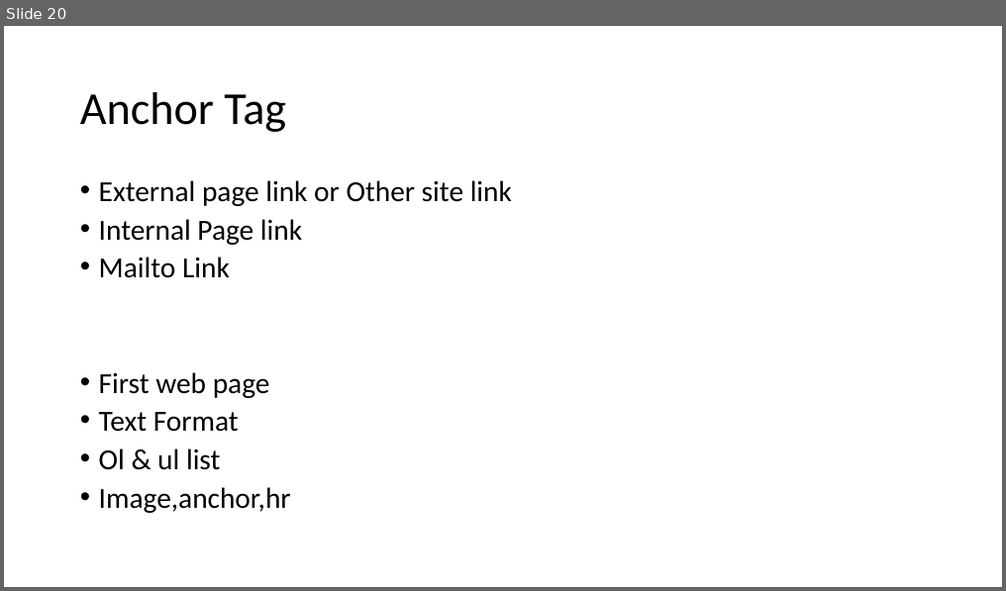
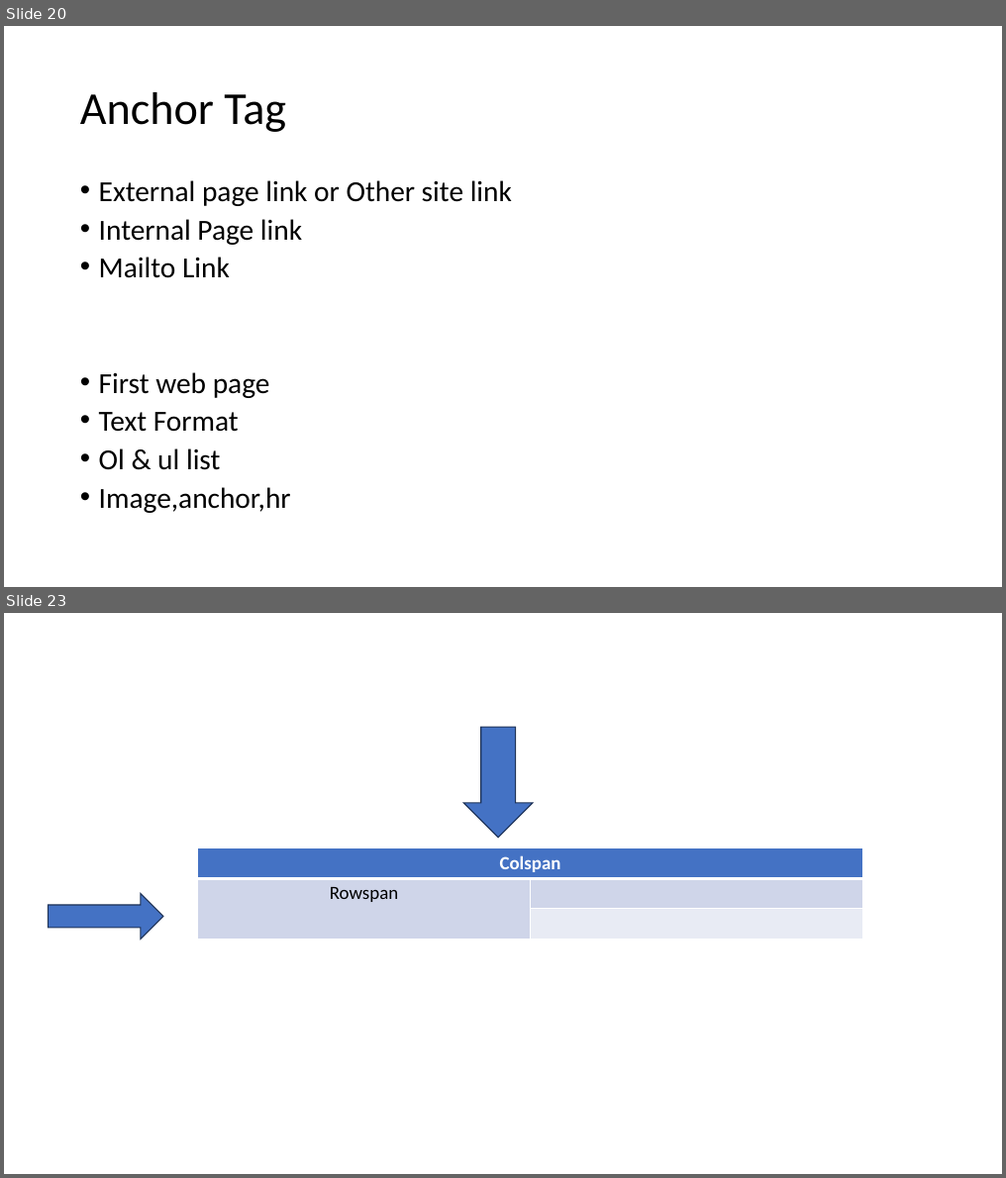
Before and after one commit to PiyushChaturvedii/Batch05, a slide deck: HTML.pptx. Shown one above the other, each under a label of ours: slide 20 before the commit, slides 20 and 23 after it; the slides between them are not shown. The pictures are 1006x591 and 1006x1178 pixels, drawn with LibreOffice and Linux fonts; fonts in the diff are those of the drawing. Boxes give left, top, right and bottom in pixels: in the first picture for what was removed or moved away, otherwise in the second. Text is boxed around its words. In the diff, an @@ line names an element or a change of style, - is before the commit and + after.

```diff
--- a/HTML.pptx
+++ b/HTML.pptx
@@ slide 23 added at <box>4,613,1002,1174</box>, background #FFFFFF @@
@@ down arrow added at <box>463,727,533,838</box>, fill #4472C4, outline #1E3256 1 pt @@
@@ table added at <box>198,848,862,940</box>, 3 rows, 2 columns @@
+Colspan | 
+Rowspan | 
+ | 
@@ right arrow added at <box>49,894,163,940</box>, fill #4472C4, outline #1E3256 1 pt @@
```
Also in this commit, not shown: 3 other slides added, 1 other file.
